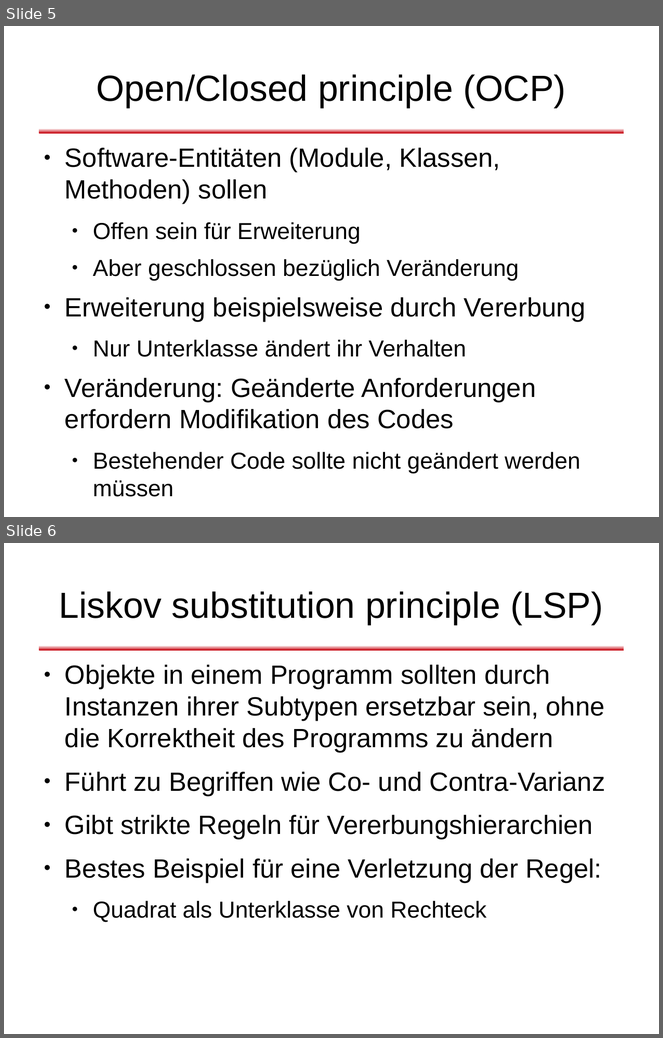
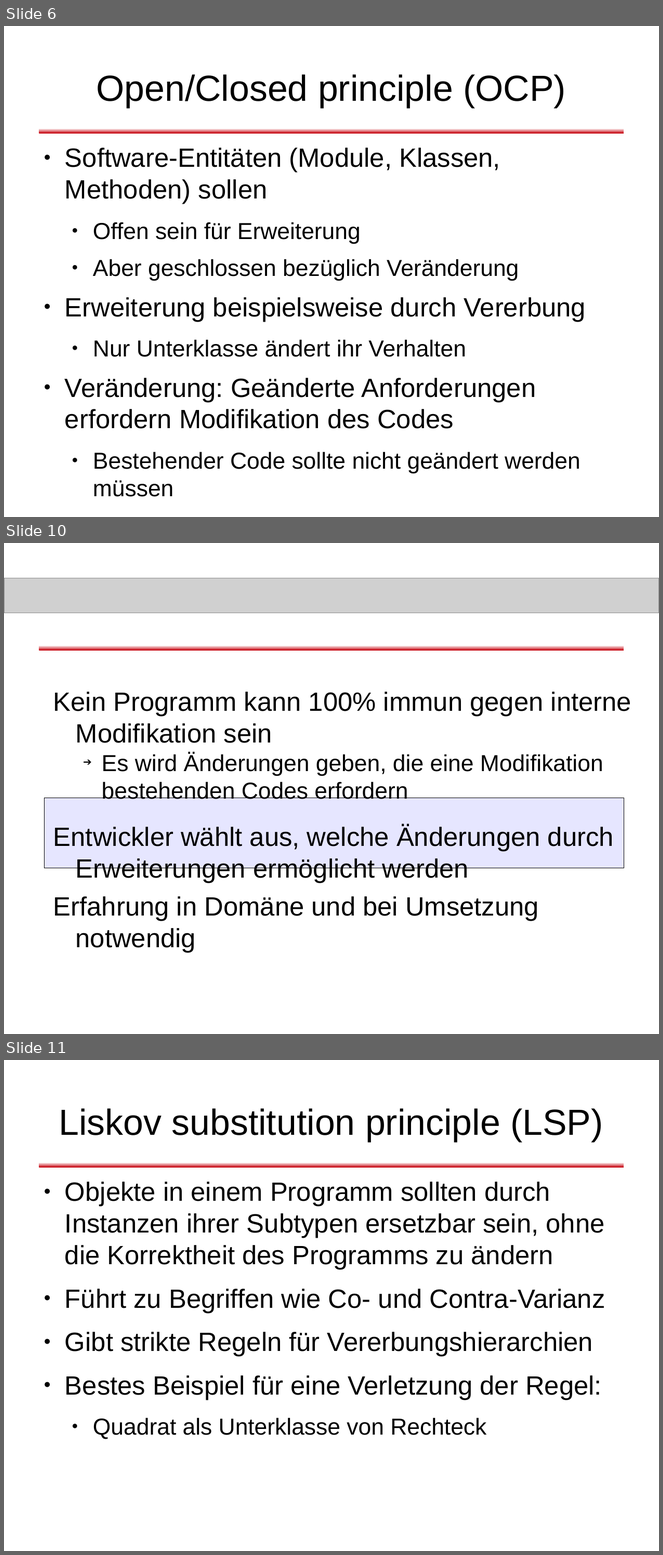
Before and after one commit to dlindner/vorlesung-se2-dhbw, a slide deck: added_2010/Objektorientierte Designregeln.odp. Shown one above the other, each under a label of ours: slides 5 and 6 before the commit, slides 6, 10 and 11 after it; the slides between them are not shown. The pictures are 663x1038 and 663x1555 pixels, drawn with LibreOffice and Linux fonts; fonts in the diff are those of the drawing; grey boxes stand for pictures; background and template pictures are left out. Boxes give left, top, right and bottom in pixels: in the first picture for what was removed or moved away, otherwise in the second. Text is boxed around its words. In the diff, an @@ line names an element or a change of style, - is before the commit and + after.

```diff
--- a/added_2010/Objektorientierte Designregeln.odp
+++ b/added_2010/Objektorientierte Designregeln.odp
@@ slide 10 added at (4, 543, 659, 1034), background #FFFFFF; not listed: 1 template element that a slide beside it also shows @@
@@ picture added at (4, 578, 659, 613) @@
@@ text added at (53, 692, 632, 953), 32 pt, text #000000 @@
+Kein Programm kann 100% immun gegen interne Modifikation sein
+  ➔ Es wird Änderungen geben, die eine Modifikation bestehenden Codes erfordern
+Entwickler wählt aus, welche Änderungen durch Erweiterungen ermöglicht werden
+Erfahrung in Domäne und bei Umsetzung notwendig
@@ rectangle added at (45, 798, 624, 868), fill #E6E6FF, outline #000000 0 pt @@
@@ what was slide 5 is now slide 6 @@
@@ what was slide 6 is now slide 11 @@
```
Also in this commit, not shown: 13 other slides added.
